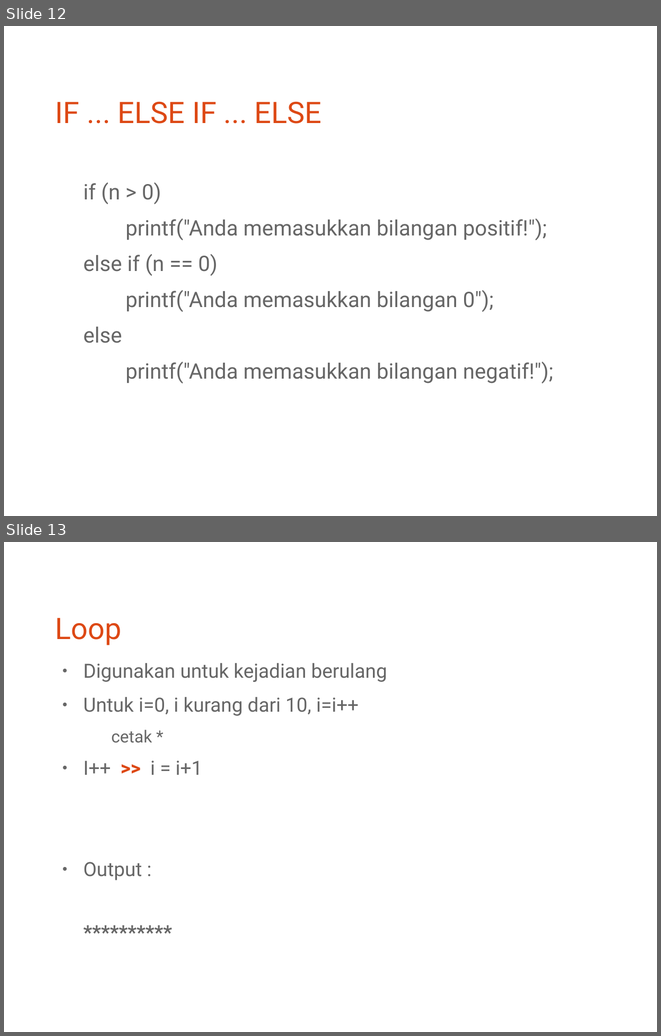
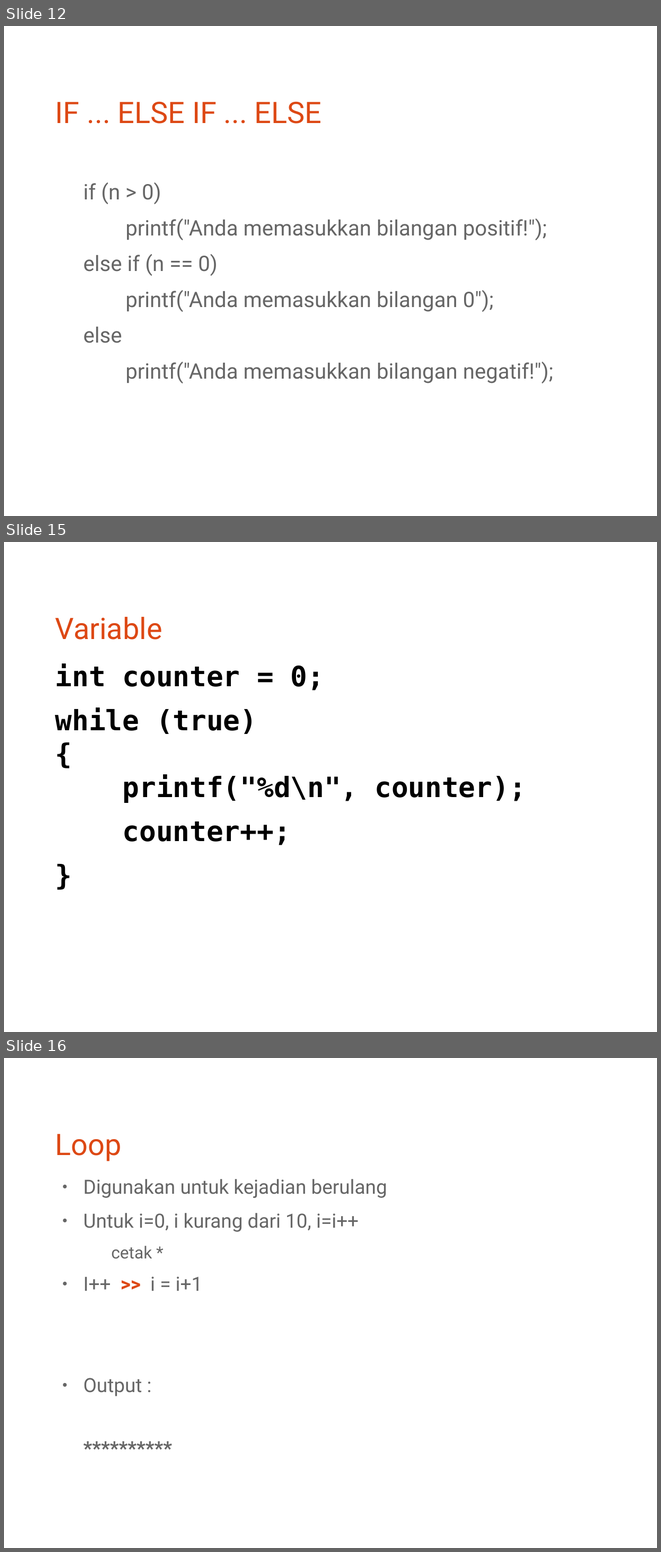
Before and after one commit to bagustris/prokom-tf, a slide deck: prokom1.odp. Shown one above the other, each under a label of ours: slides 12 and 13 before the commit, slides 12, 15 and 16 after it; the slides between them are not shown. The pictures are 661x1036 and 661x1552 pixels, drawn with LibreOffice and Linux fonts; fonts in the diff are those of the drawing. Boxes give left, top, right and bottom in pixels: in the first picture for what was removed or moved away, otherwise in the second. Text is boxed around its words. In the diff, an @@ line names an element or a change of style, - is before the commit and + after.

```diff
--- a/prokom1.odp
+++ b/prokom1.odp
@@ slide 15 added at box(4, 542, 657, 1032), background #FFFFFF @@
@@ title added at box(55, 617, 162, 640), 36 pt, text #DD4814 @@
+Variable
@@ text added at box(55, 664, 526, 845), 34 pt, text #000000, bold @@
+int counter = 0;
+while (true)
+{
+printf("%d\n", counter);
+counter++;
+}
@@ what was slide 13 is now slide 16 @@
```
Also in this commit, not shown: 5 slides changed, 2 other slides added, 18 other files.
